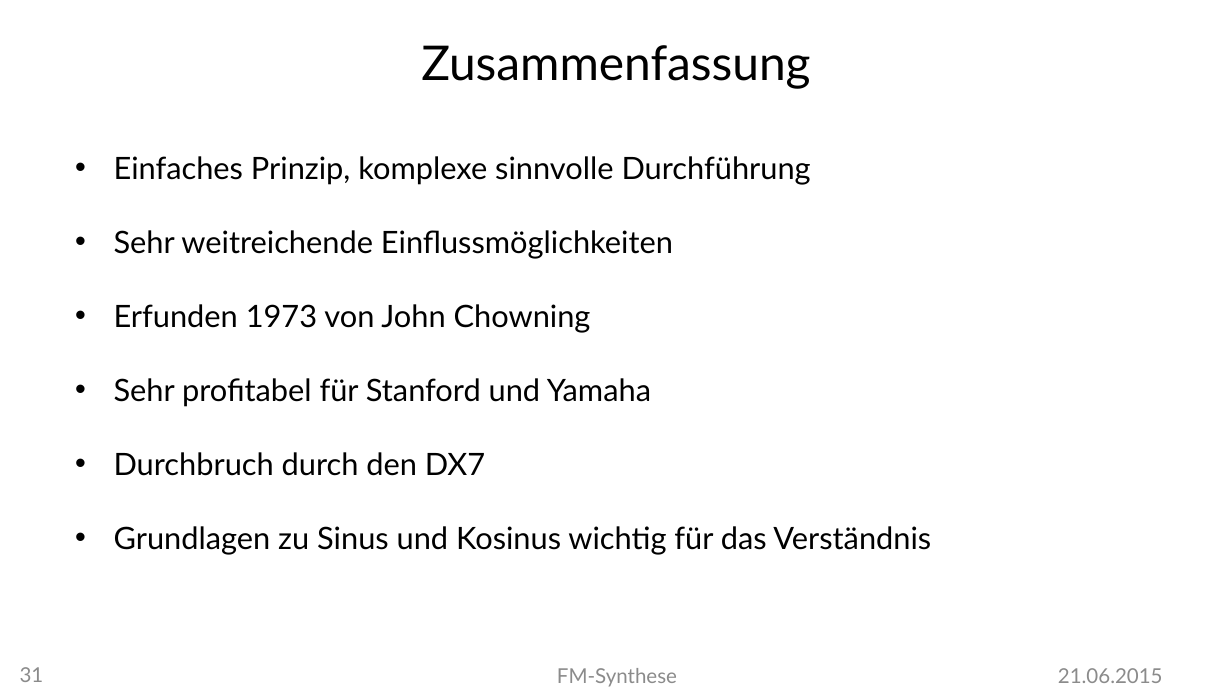
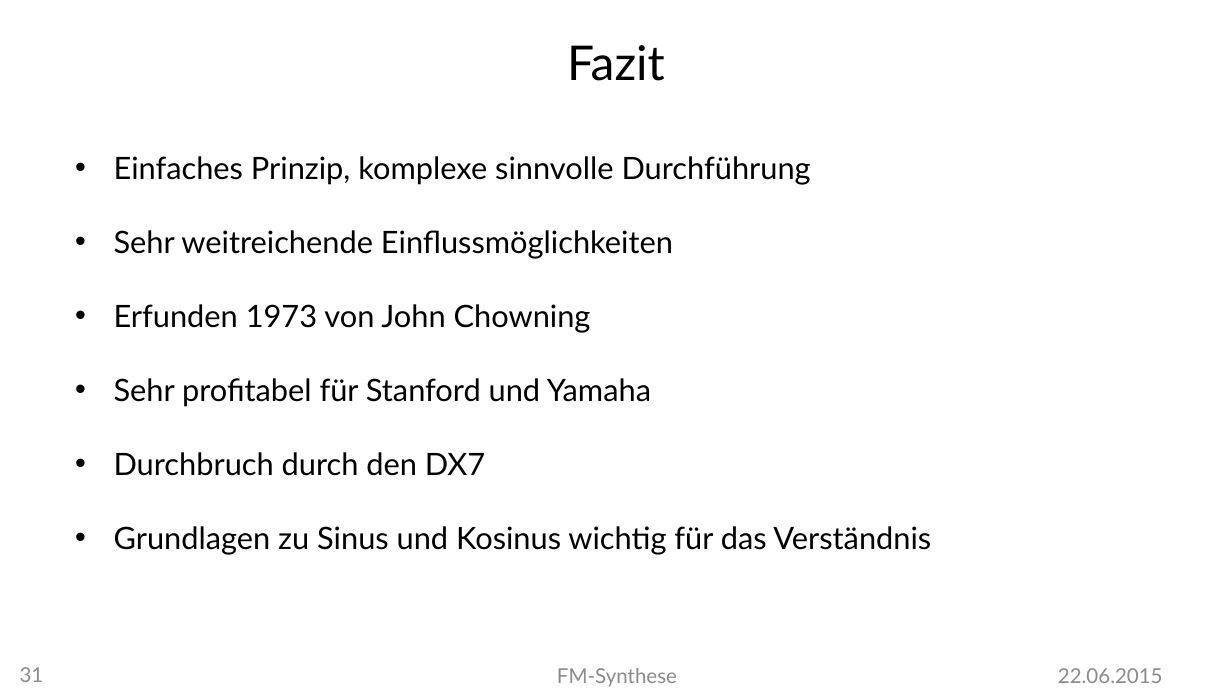
Before and after one commit to MBulli/VSeminar, a slide deck: slide 31 of Praesentation/FMSynthese-Julius.pptx. Drawn at 1232x693 pixels with LibreOffice and Linux fonts; fonts in the diff are those of the drawing; background and template pictures are left out. Boxes give left, top, right and bottom in pixels: in the first picture for what was removed or moved away, otherwise in the second. Text is boxed around its words. In the diff, an @@ line names an element or a change of style, - is before the commit and + after.

```diff
--- a/Praesentation/FMSynthese-Julius.pptx
+++ b/Praesentation/FMSynthese-Julius.pptx
@@ text at (x1=567, y1=45, x2=665, y2=81): text changed @@
-Zusammenfassung
+Fazit
@@ text at (x1=1058, y1=668, x2=1163, y2=683): text changed @@
-21.06.2015
+22.06.2015
```
Also in this commit, not shown: 29 other slides changed, 1 other file.
